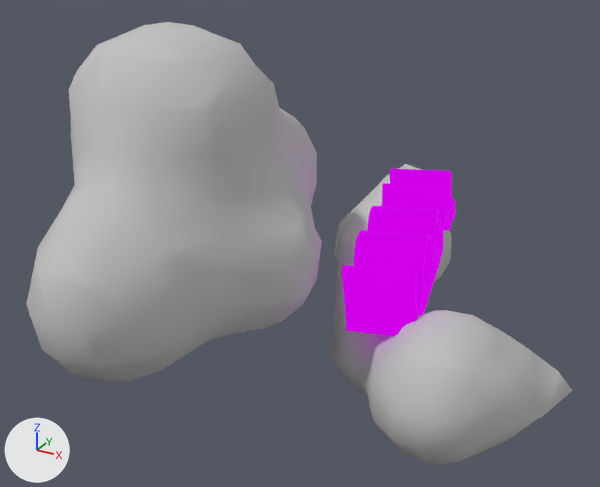
One commit to the glTF model srcs/data/website_data/clouds_local.glb: the scene before it, then after it.
Both versions are drawn from a 50 mm lens placed at (9.94, -22.93, 20.74), pointed at (-1.25, -2.58, 10.56). Lighting does not change. The marker at lower left points along +X, +Y and +Z. Where no turn or scale is listed for an object, it has been applied to the vertices. Vertices at the same position are counted once.

The scene before the commit, as lines of its bpy script (objects in view):
```python
me_local = bpy.data.meshes.new('Local')
me_local.from_pydata(...)  # 2896 vertices, 5784 faces; spans x -2.48..1.02, y -0.38..7.56, z -0.07..3.05
me_local.materials.append(mat_material_002)  # black #000000
me_mesh = bpy.data.meshes.new('Mesh')
me_mesh.from_pydata(...)  # 470 vertices, 932 faces; spans x -3.0..10.7, y -7.2..11.7, z -6.5..5.4
me_mesh.materials.append(mat_material_001)  # light grey #c1c1c1
ob_mball_009 = bpy.data.objects.new('Mball.009', me_mesh)
ob_mball_009.location = (-3.69, -3.74, 11.79)
ob_text = bpy.data.objects.new('Text', me_local)
ob_text.location = (1.83, -3.31, 8.62)
```
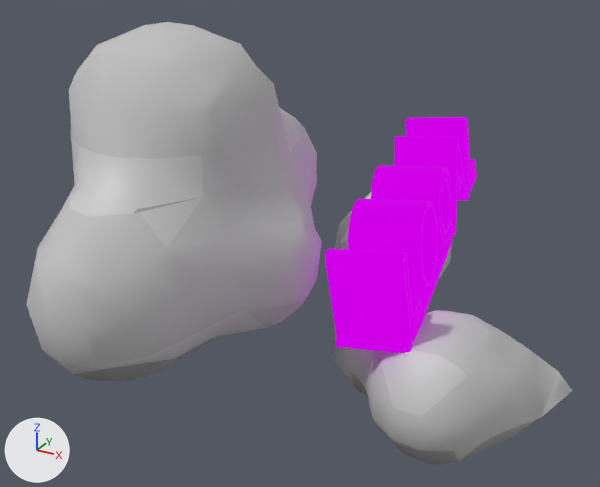
Where the newer file only moved an object's origin or applied its transform, the numbers keep the older frame.

Pixel boxes (x1, y1, x2, y2) of what changed, in the pictures (600 x 487 px):
'Text', reshaped (33% wider, 41% taller): before (342, 169, 456, 336); after (325, 117, 477, 353)
part 2 of me_mesh, recoloured: (78, 204, 532, 465) in both
part 3 of me_mesh, recoloured: (78, 129, 569, 416) in both

What the commit changed:
Material 'Material' (mat_material) is new.
Its base color is (0.363, 0.363, 0.363) (grey #a2a2a2).
Material 'Material.004' (mat_material_004) is new.
Its base color is (0.596, 0.596, 0.596) (light grey #cbcbcb).
me_local has 2896 vertices, 5784 faces and spans x -2.48..1.02, y -0.38..7.56, z -0.07..3.05.
me_local is used by ob_text; location (1.83, -3.31, 8.62).
me_local part 1: the whole mesh is multiplied about its middle by the matrix ((1.013, -0.022, -0.08), (-0.119, 1.418, -0.002), (0.015, 0.008, 1.377)), then moved by (0.23, 0.01, 1.0).
me_mesh is used by ob_mball_009; location (-3.69, -3.74, 11.79).
me_mesh had 470 vertices, 932 faces and spanned x -3.0..10.7, y -7.2..11.7, z -6.5..5.4.
me_mesh now has 478 vertices, 948 faces and spans x -3.0..10.7, y -7.2..11.7, z -6.5..5.4.
me_mesh part 2: 204 faces spanning x -2.0..10.2, y -6.6..11.7, z -6.5..1.7 switch from mat_material_001 (light grey #c1c1c1) to mat_material (grey #a2a2a2).
me_mesh part 3: 132 faces spanning x -2.3..10.7, y -7.0..11.7, z -5.6..3.8 switch from mat_material_001 (light grey #c1c1c1) to mat_material_004 (light grey #cbcbcb).
